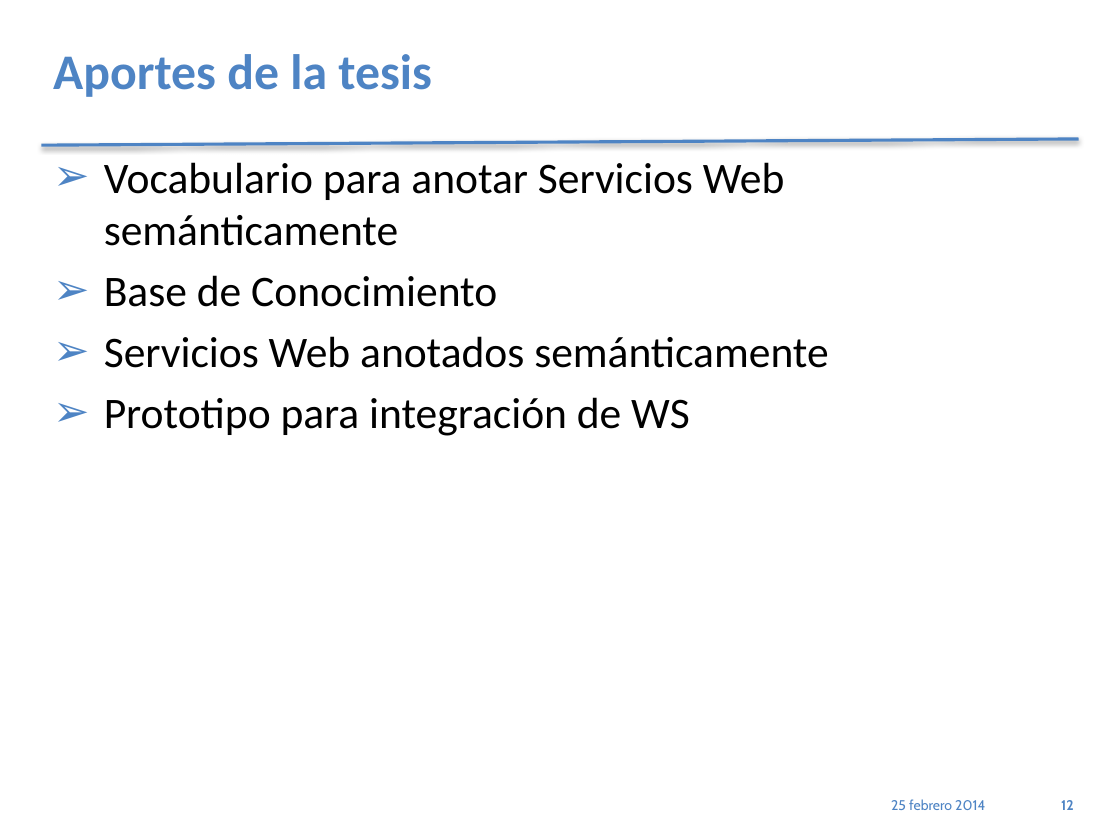
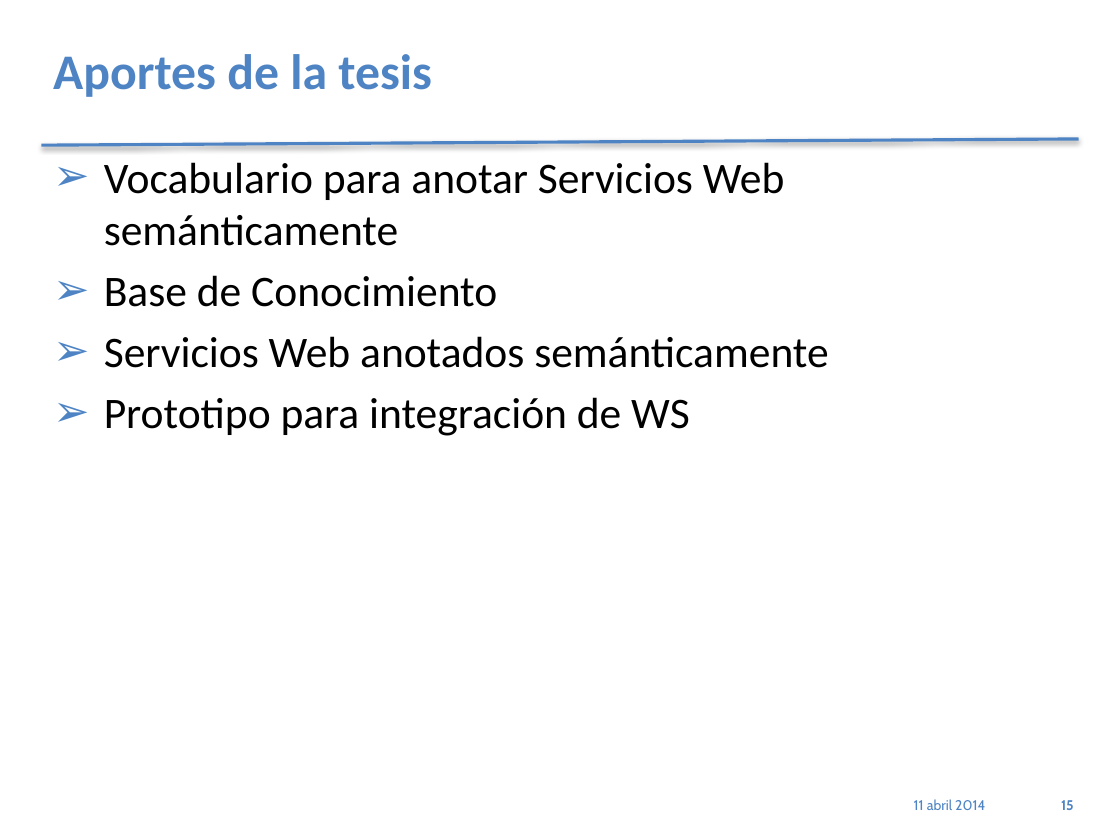
Before and after one commit to jholoc/proyectoScrapy, a slide deck: slide 15 of PresetnacionPracticum_4.1.pptx (slide 12 before the commit). Drawn at 1120x840 pixels with LibreOffice and Linux fonts; fonts in the diff are those of the drawing. Boxes give left, top, right and bottom in pixels: in the first picture for what was removed or moved away, otherwise in the second. Text is boxed around its words. In the diff, an @@ line names an element or a change of style, - is before the commit and + after.

```diff
--- a/PresetnacionPracticum_4.1.pptx
+++ b/PresetnacionPracticum_4.1.pptx
@@ text at [914,799,985,810]: text changed @@
-25 febrero 2014
+11 abril 2014
@@ page number at [1061,800,1074,810]: text changed @@
-12
+15
```
Also in this commit, not shown: 8 other slides changed, 5 slides added, 2 slides removed, 21 other files.
